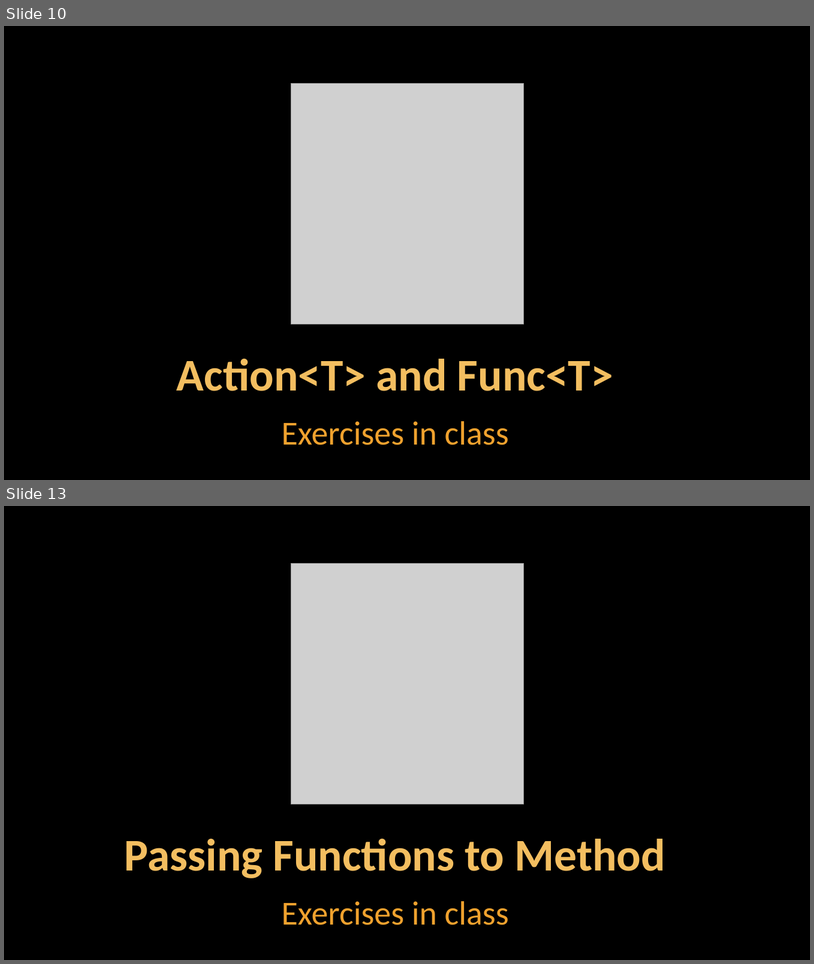
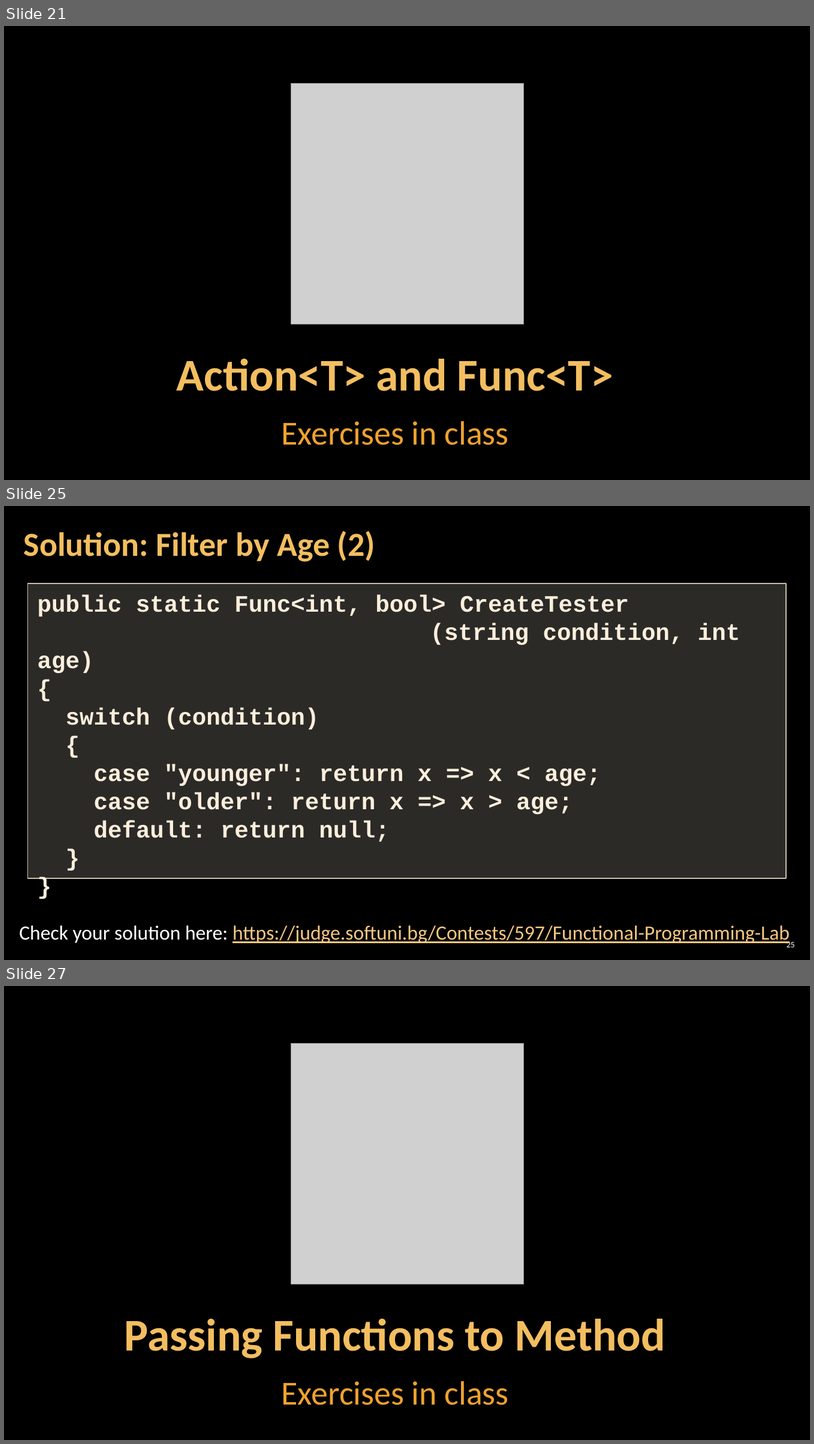
Before and after one commit to GoldenR1618/SoftUni-Exercises-and-Exams, a slide deck: 05.C#_Advanced/07.FUNCTIONAL_PROGRAMMING/07. CSharp-Advanced-Functional-Programming.pptx. Shown one above the other, each under a label of ours: slides 10 and 13 before the commit, slides 21, 25 and 27 after it; the slides between them are not shown. The pictures are 814x964 and 814x1444 pixels, drawn with LibreOffice and Linux fonts; fonts in the diff are those of the drawing; grey boxes stand for pictures; background and template pictures are left out. Boxes give left, top, right and bottom in pixels: in the first picture for what was removed or moved away, otherwise in the second. Text is boxed around its words. In the diff, an @@ line names an element or a change of style, - is before the commit and + after.

Commit message:
Add FUNCTIONAL_PROGRAMMING LAB.

```diff
--- a/05.C#_Advanced/07.FUNCTIONAL_PROGRAMMING/07. CSharp-Advanced-Functional-Programming.pptx
+++ b/05.C#_Advanced/07.FUNCTIONAL_PROGRAMMING/07. CSharp-Advanced-Functional-Programming.pptx
@@ slide 25 added at bbox=[4, 506, 810, 960], background picture (left out) @@
@@ title added at bbox=[24, 531, 375, 562], 40 pt, text #F3BE60, bold @@
+Solution: Filter by Age (2)
@@ rectangle added at bbox=[27, 583, 786, 878], fill #D9D5C7 at 20% opacity, outline #C7BFAC 1 pt, 28 pt, text #FBEEDC, bold @@
+public static Func<int, bool> CreateTester
+(string condition, int age)
+{
+switch (condition)
+{
+case "younger": return x => x < age;
+case "older": return x => x > age;
+default: return null;
+}
+}
@@ text added at bbox=[19, 925, 790, 945], 24 pt, text #F6C781, underline @@
+Check your solution here: https://judge.softuni.bg/Contests/597/Functional-Programming-Lab
@@ page number added at bbox=[787, 941, 795, 947], 10 pt, text #FFFFFF @@
+25
@@ what was slide 10 is now slide 21 @@
@@ what was slide 13 is now slide 27 @@
```
Also in this commit, not shown: 6 slides changed, 16 other slides added, 3 slides removed, 27 other files.
